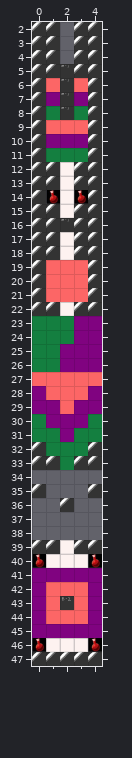
Tiled map -- Dri/Resources/tilemap/floor001.tmx. The first picture shows the starting point.
Cells are 60x60 px. Shown: x 0..4, y 2..47.
After:
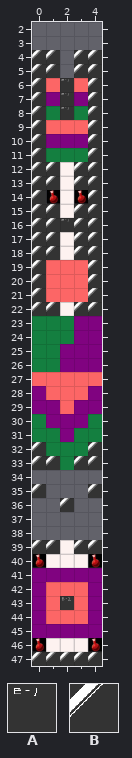
Key: from "floor1": A 5 "2000", B 7 "1999".
_ is an empty cell.
Changes in this commit:
Layer "main":
Tile A is gone in row 5 at x 2.
Tile B is gone in rows 2 to 3 at x 0 to 1 and 3 to 4.
Changed places in both pictures, as pixel boxes (x1, y1, x2, y2):
removed: (32, 22, 60, 50)
removed: (74, 22, 102, 50)
removed: (60, 64, 74, 78)
